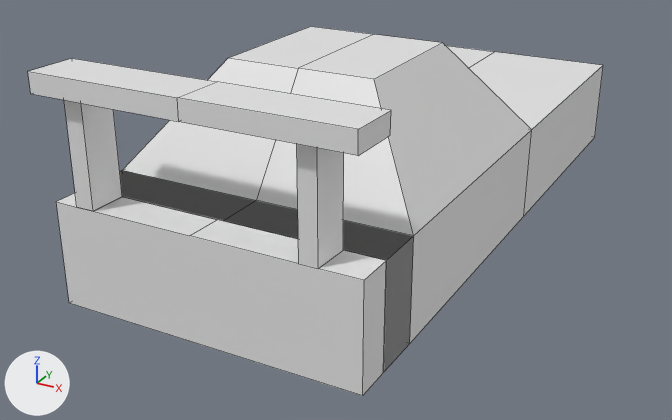
Before and after pictures for a commit that changed the Blender file Assets/Art/Blender Project/car.blend.
Both versions are drawn from a camera (50 mm lens) standing at (3.7, -7.2, 4.18) and looking at (-0.7, 0.81, 0.17). Lighting does not change. The marker at lower left points along +X, +Y and +Z. Mesh edges are drawn as thin lines.
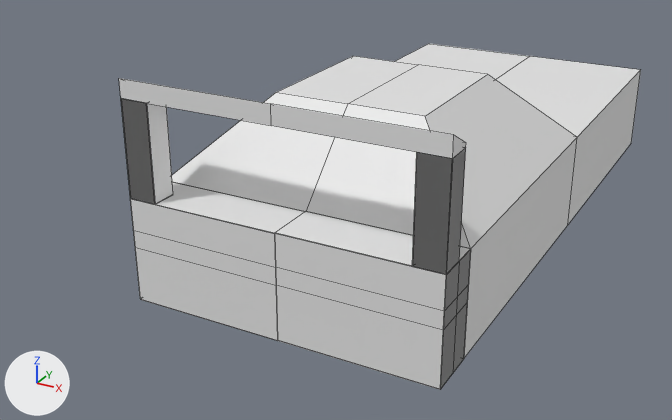
Changed parts and their boxes [x1, y1, x2, y2] in the pictures (672 x 420 px):
'Cube', reshaped, modifiers changed (9% narrower, 7% shorter)
    before: [28, 26, 603, 396]
    after: [119, 44, 641, 389]
part 1 of me_cube_001, added
    after: [119, 78, 471, 389]
part 2 of me_cube_001, added
    after: [172, 44, 641, 358]
part 3 of me_cube_001, cut back
    before: [28, 26, 603, 396]

The change, as a list of edits to the scene's bpy script:
```text
Change me_cube_001:
    used by ob_cube; location = (0.0, 0.0, 1.0)
    remove me_cube_001.from_pydata(...)  # 103 vertices, 91 faces; spans x -2.0..1.0, y -1.98..5.0, z -1.0..1.18
    add me_cube_001.from_pydata(...)  # 113 vertices, 76 faces, 1 loose edge; spans x -1.49..0.0, y -1.49..5.0, z -1.01..1.08
    me_cube_001 part 1: a new loose piece of 83 vertices spanning x -1.49..0.0, y -1.49..-1.0, z -1.01..1.08
    me_cube_001 part 2: a new loose piece of 28 vertices spanning x -1.49..0.0, y -1.0..5.0, z -1.0..0.75
    me_cube_001 part 3
    101 vertices are removed from x -2.0..1.0, y -1.98..5.0, z -1.0..1.18
    91 faces are deleted
    1 loose edge is added
Change ob_cube:
    add _m = ob_cube.modifiers.new('Mirror', 'MIRROR')
    add _m.use_clip = True
```
